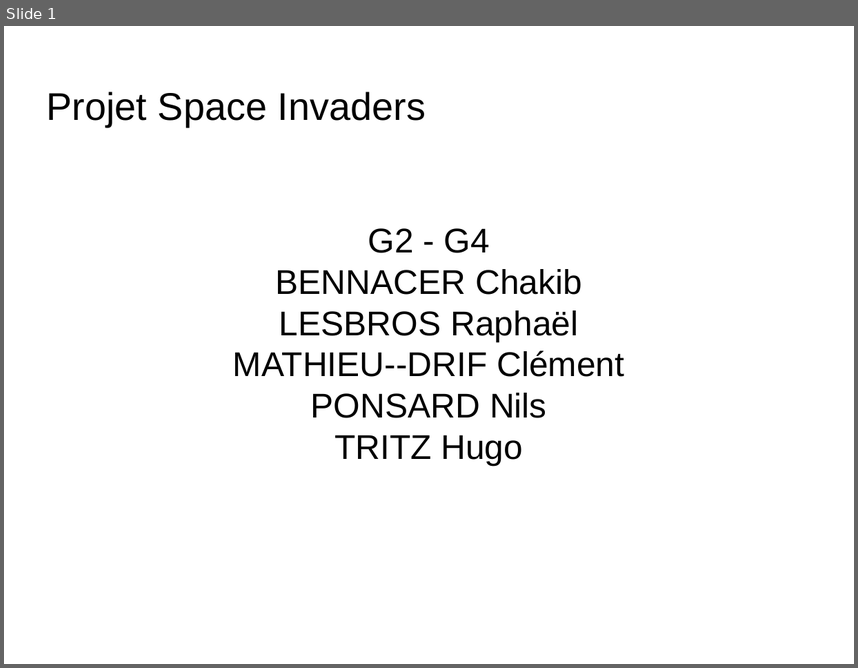
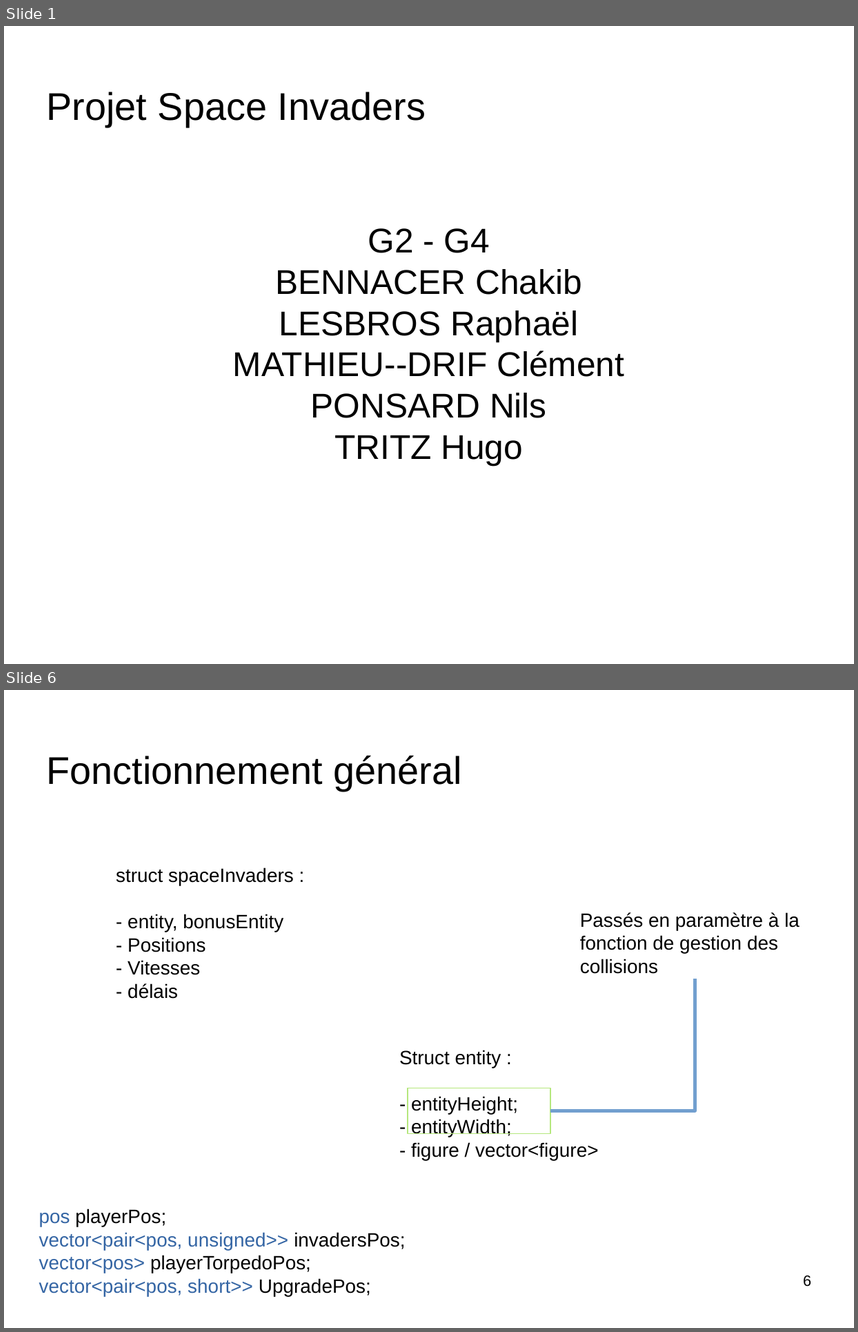
Before and after one commit to nponsard/G2_G4_Bennacer_Lesbros_MathieuDrif_Ponsard_Tritz, a slide deck: docs/Presentation.odp. Shown one above the other, each under a label of ours: slide 1 before the commit, slides 1 and 6 after it; the slides between them are not shown. The pictures are 858x668 and 858x1332 pixels, drawn with LibreOffice and Linux fonts; fonts in the diff are those of the drawing; background and template pictures are left out. Boxes give left, top, right and bottom in pixels: in the first picture for what was removed or moved away, otherwise in the second. Text is boxed around its words. In the diff, an @@ line names an element or a change of style, - is before the commit and + after.

```diff
--- a/docs/Presentation.odp
+++ b/docs/Presentation.odp
@@ slide 6 added at [4,690,854,1328], background picture (left out) @@
@@ title added at [47,756,462,791], 36 pt, text #000000 @@
+Fonctionnement général
@@ text added at [116,867,294,998], 18 pt, text #000000 @@
+struct spaceInvaders :
+- entity, bonusEntity
+- Positions
+- Vitesses
+- délais
@@ text added at [580,912,800,974], 18 pt, text #000000 @@
+Passés en paramètre à la fonction de gestion des collisions
@@ elbow line added from (551, 1110) to (695, 978), #729FCF 2.83 pt @@
@@ text added at [399,1049,598,1160], 18 pt, text #000000 @@
+Struct entity :
+- entityHeight;
+- entityWidth;
+- figure / vector<figure>
@@ rectangle added at [408,1088,551,1134], outline #B5E77D 0.99 pt @@
@@ text added at [39,1208,405,1296], 18 pt, text #3465A4 @@
+pos playerPos;
+vector<pair<pos, unsigned>> invadersPos;
+vector<pos> playerTorpedoPos;
+vector<pair<pos, short>> UpgradePos;
@@ page number added at [803,1275,811,1286], 14 pt, text #000000 @@
+6
```
Also in this commit, not shown: 8 slides changed, 3 other slides added, 6 slides removed.
